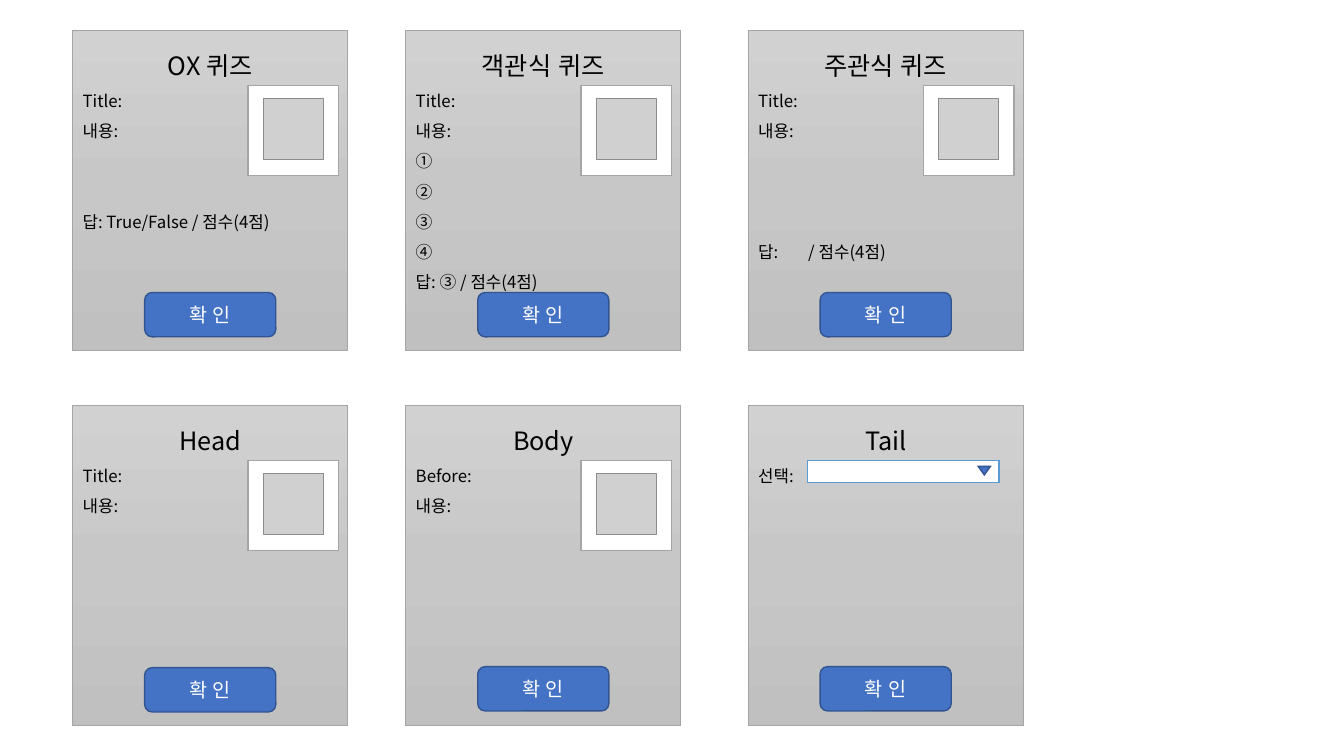
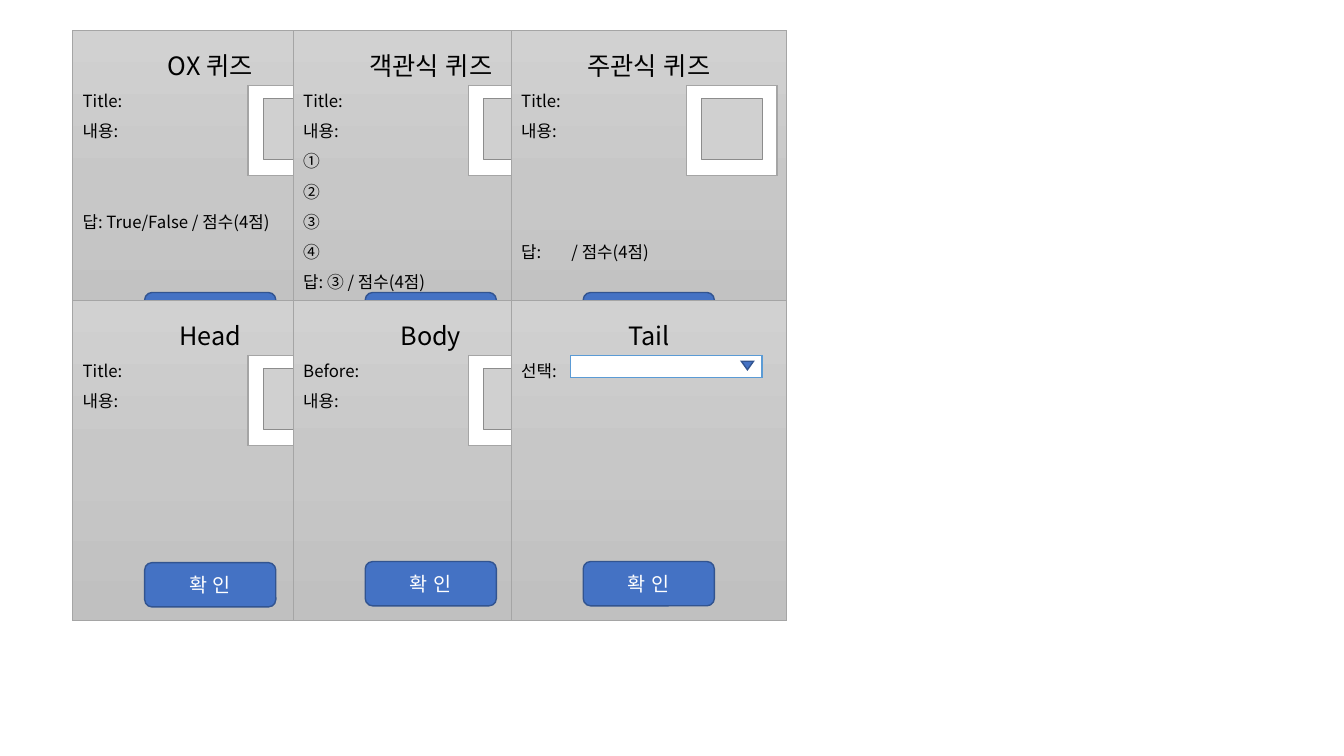
Before and after one commit to teamskh/Project-Treasurehunt_skhu, a slide deck: slide 3 of report/자료제작용ppt/씬 용.pptx. Drawn at 1344x756 pixels with LibreOffice and Linux fonts; fonts in the diff are those of the drawing; grey boxes stand for pictures. Boxes give left, top, right and bottom in pixels: in the first picture for what was removed or moved away, otherwise in the second. Text is boxed around its words. In the diff, an @@ line names an element or a change of style, - is before the commit and + after.

```diff
--- a/report/자료제작용ppt/씬 용.pptx
+++ b/report/자료제작용ppt/씬 용.pptx
@@ 2 rectangles, 1 rounded rectangle: place and size @@
-2 rectangles, 1 rounded rectangle at box(406, 30, 682, 351)
+2 rectangles, 1 rounded rectangle at box(293, 30, 569, 351)
@@ 2 rectangles, 1 picture, 1 rounded rectangle: place and size @@
-2 rectangles, 1 picture, 1 rounded rectangle at box(748, 30, 1023, 351)
+2 rectangles, 1 picture, 1 rounded rectangle at box(511, 30, 786, 351)
@@ picture: place and size @@
-picture at box(596, 99, 656, 159)
+picture at box(484, 99, 544, 159)
@@ 2 rectangles, 1 picture, 1 rounded rectangle: place and size @@
-2 rectangles, 1 picture, 1 rounded rectangle at box(73, 405, 348, 726)
+2 rectangles, 1 picture, 1 rounded rectangle at box(73, 300, 348, 621)
@@ 2 rectangles, 1 rounded rectangle: place and size @@
-2 rectangles, 1 rounded rectangle at box(406, 405, 682, 726)
+2 rectangles, 1 rounded rectangle at box(293, 300, 569, 621)
@@ picture: place and size @@
-picture at box(596, 474, 656, 534)
+picture at box(484, 369, 544, 430)
@@ 2 rectangles, 1 rounded rectangle, 1 flow chart merge: place and size @@
-2 rectangles, 1 rounded rectangle, 1 flow chart merge at box(748, 405, 1023, 726)
+2 rectangles, 1 rounded rectangle, 1 flow chart merge at box(511, 300, 786, 621)
```
Also in this commit, not shown: 1 other slide changed, 8 other files.
